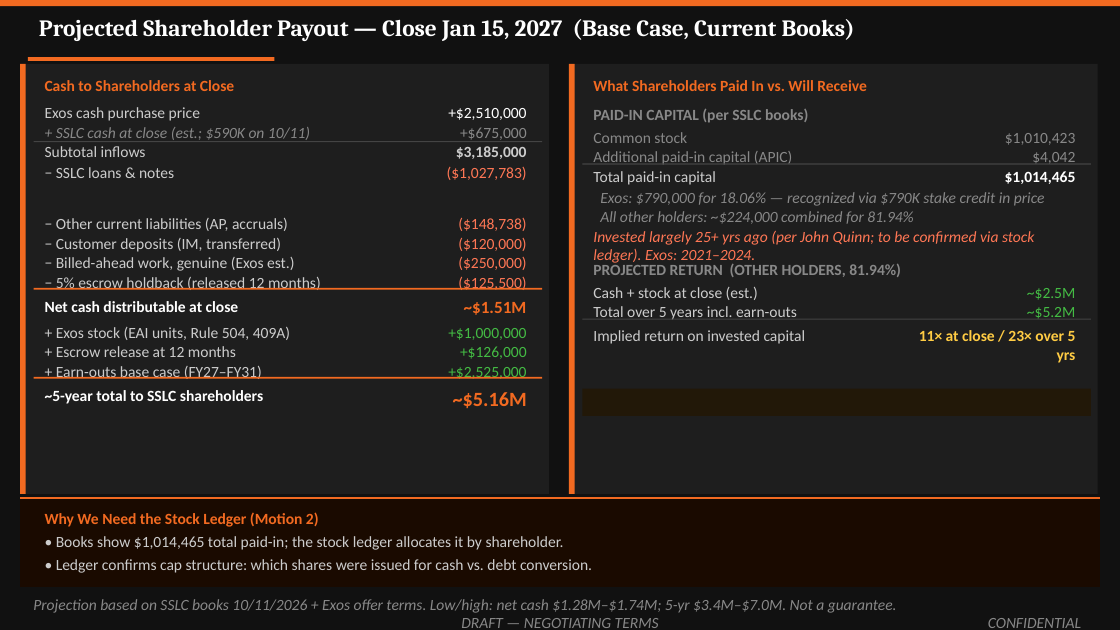
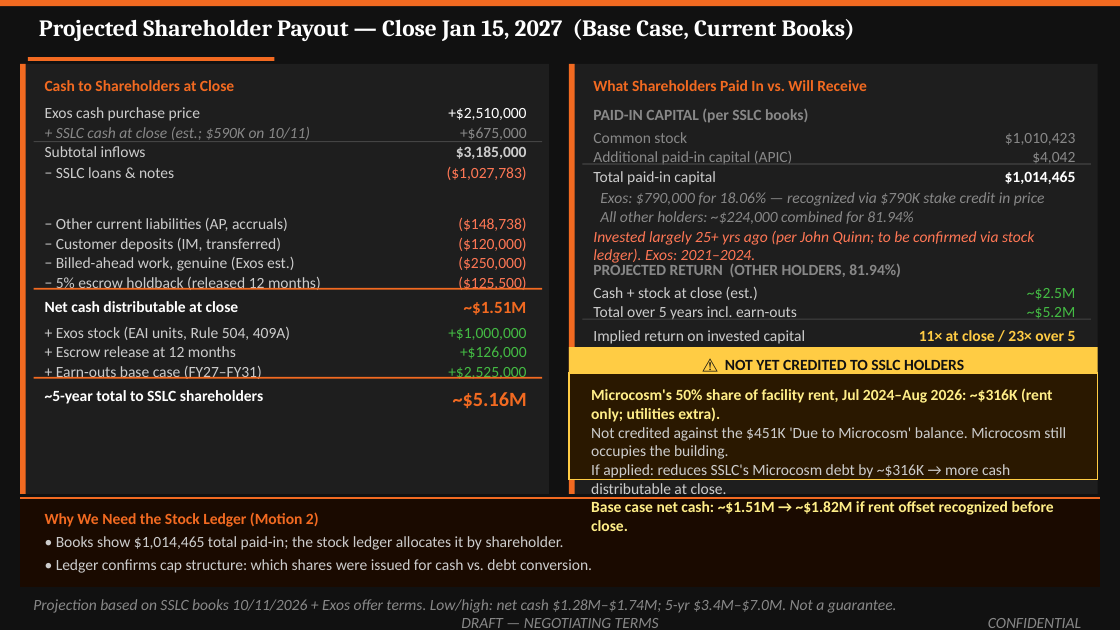
Before and after one commit to ExosAerospace/workspace, a slide deck: slide 11 of drafts/Exos_SSLC_Board_Offer_Overview_2026-10-10_r2.pptx. Drawn at 1120x630 pixels with LibreOffice and Linux fonts; fonts in the diff are those of the drawing. Boxes give left, top, right and bottom in pixels: in the first picture for what was removed or moved away, otherwise in the second. Text is boxed around its words. In the diff, an @@ line names an element or a change of style, - is before the commit and + after.

```diff
--- a/drafts/Exos_SSLC_Board_Offer_Overview_2026-10-10_r2.pptx
+++ b/drafts/Exos_SSLC_Board_Offer_Overview_2026-10-10_r2.pptx
@@ rectangle added at (569, 347, 1098, 373), fill #FFCC44 @@
@@ text added at (725, 359, 964, 375), 10 pt, text #111111, bold @@
+⚠ NOT YET CREDITED TO SSLC HOLDERS
@@ rectangle: place and size @@
-rectangle at (582, 389, 1091, 416)
+rectangle at (569, 373, 1098, 479)
@@ rectangle at (569, 373, 1098, 479): fill #221808 to #2A1800; outline none to #FFCC44 0.75 pt @@
@@ text added at (591, 388, 1066, 531), 10 pt, text #CCCCCC @@
+Microcosm's 50% share of facility rent, Jul 2024–Aug 2026: ~$316K (rent only; utilities extra).
+Not credited against the $451K 'Due to Microcosm' balance. Microcosm still occupies the building.
+If applied: reduces SSLC's Microcosm debt by ~$316K → more cash distributable at close.
+Base case net cash: ~$1.51M → ~$1.82M if rent offset recognized before close.
```
Also in this commit, not shown: 2 other files.
